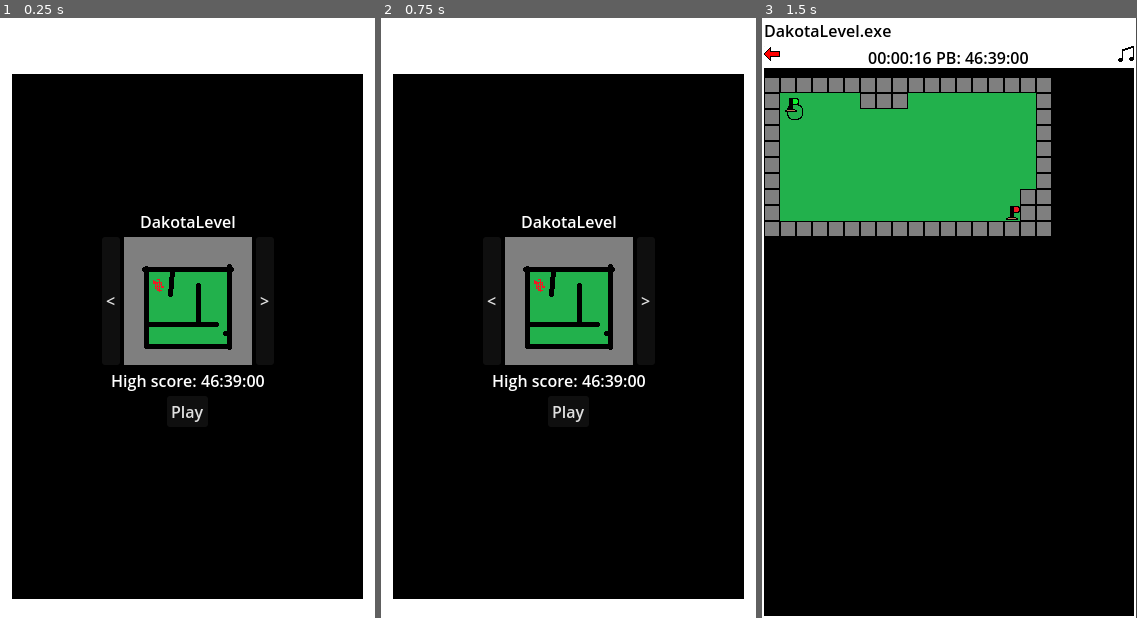
Above: before the commit, frames 1-3 (left to right).
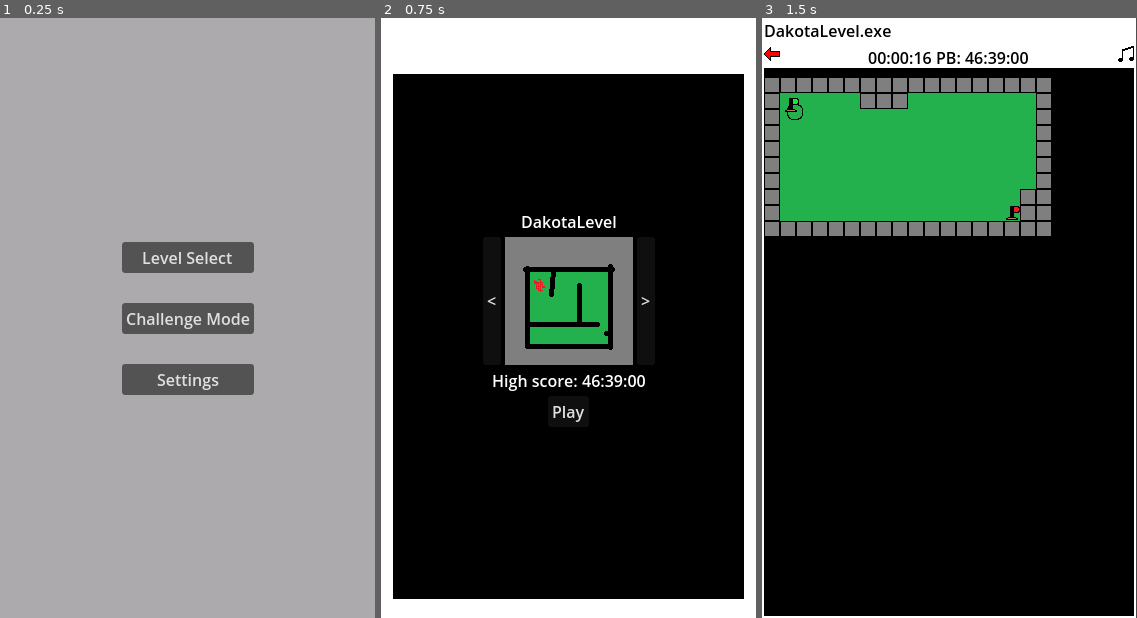
Above: after the commit, the same moments.

Repository: pt80/MobileGame
Game: Godot game, scene res://Scenes/Menus/MainMenu.tscn
The game is run twice, just before and just after one commit, with the same random seed, the same clock (stepped at 60 frames per second) and the same inputs. Before the commit the project starts from res://Scenes/MainMenu.tscn.
Inputs (mouse positions are in pixels of both pictures, inside the frame that each line leads up to):
- Up to frame 1 (0.25 s): no input
- Up to frame 2 (0.75 s): click (568, 258) at 0.5 s, where only the run after the commit has a clickable "Level Select"
- Up to frame 3 (1.5 s): click "Play" at 1.25 s

The runs differ from the first frame. In frame 1, 100% of the frame differs, in the area x 0-100%, y 0-100%; in frame 2, nothing differs; in frame 3, nothing differs.

Commit message:
updated collision

Diff:
--- a/Scenes/BackButton.gd
+++ /dev/null
@@ -1,5 +0,0 @@
-extends TextureButton
-
-
-func _on_pressed():
-	get_tree().change_scene_to_file("res://Scenes/MainMenu.tscn")
--- a/Scenes/Characters/Enemy.tscn
+++ b/Scenes/Characters/Enemy.tscn
@@ -1,10 +1,7 @@
-[gd_scene load_steps=5 format=3 uid="uid://c4srxovnoowrm"]
+[gd_scene load_steps=4 format=3 uid="uid://c4srxovnoowrm"]
 
 [ext_resource type="Script" path="res://Scripts/Characters/Enemy.gd" id="1_hj7tp"]
 [ext_resource type="Texture2D" uid="uid://ctmwf553sme3q" path="res://Images/enemy.png" id="2_us30l"]
-
-[sub_resource type="CircleShape2D" id="CircleShape2D_ucwi4"]
-radius = 7.07107
 
 [sub_resource type="CircleShape2D" id="CircleShape2D_opboe"]
 radius = 11.1803
@@ -18,9 +15,6 @@
 scale = Vector2(0.25, 0.25)
 texture = ExtResource("2_us30l")
 
-[node name="CollisionShape2D" type="CollisionShape2D" parent="."]
-shape = SubResource("CircleShape2D_ucwi4")
-
 [node name="Area2D" type="Area2D" parent="."]
 
 [node name="CollisionShape2D" type="CollisionShape2D" parent="Area2D"]
--- a/Scenes/Levels/NeilLevel.tscn
+++ b/Scenes/Levels/NeilLevel.tscn
@@ -1,6 +1,6 @@
 [gd_scene load_steps=9 format=3 uid="uid://ck1acwu03j4ca"]
 
-[ext_resource type="Script" path="res://Scenes/Levels/NeilLevel.gd" id="1_ytnj0"]
+[ext_resource type="Script" path="res://NeilLevel.gd" id="1_ytnj0"]
 [ext_resource type="PackedScene" uid="uid://c6og6s6f5eqrn" path="res://Scenes/Overlay.tscn" id="2_mxlvk"]
 [ext_resource type="PackedScene" uid="uid://dtyew16xpmshm" path="res://Scenes/TileMap.tscn" id="2_pj4t5"]
 [ext_resource type="PackedScene" uid="uid://dvxpgcsmxdimr" path="res://Scenes/Characters/MainCharacter.tscn" id="3_py15a"]
--- a/Scenes/MainMenu.tscn
+++ b/Scenes/Menus/LevelSelect.tscn
@@ -1,9 +1,9 @@
 [gd_scene load_steps=5 format=3 uid="uid://rty6a0w0qrh0"]
 
-[ext_resource type="Script" path="res://Scripts/MainMenu.gd" id="1_2ndif"]
-[ext_resource type="Texture2D" uid="uid://dx08o38n7sipq" path="res://Images/background.png" id="2_iqmo2"]
-[ext_resource type="Texture2D" uid="uid://dxf173ejkydvt" path="res://Images/LevelImage.png" id="3_bhcde"]
-[ext_resource type="Texture2D" uid="uid://diiur7b2c5tiy" path="res://Images/Lock.png" id="4_142b3"]
+[ext_resource type="Script" path="res://Scripts/Menus/LevelSelect.gd" id="1_8yv23"]
+[ext_resource type="Texture2D" uid="uid://dx08o38n7sipq" path="res://Images/background.png" id="2_rvmvp"]
+[ext_resource type="Texture2D" uid="uid://dxf173ejkydvt" path="res://Images/LevelImage.png" id="3_nlsst"]
+[ext_resource type="Texture2D" uid="uid://diiur7b2c5tiy" path="res://Images/Lock.png" id="4_6avgc"]
 
 [node name="Control" type="Control"]
 layout_mode = 3
@@ -12,7 +12,7 @@
 anchor_bottom = 1.0
 grow_horizontal = 2
 grow_vertical = 2
-script = ExtResource("1_2ndif")
+script = ExtResource("1_8yv23")
 
 [node name="TextureRect" type="TextureRect" parent="."]
 texture_filter = 1
--- /dev/null
+++ b/Scenes/Menus/MainMenu.tscn
@@ -0,0 +1,55 @@
+[gd_scene load_steps=3 format=3 uid="uid://bxpb3kh3bka2q"]
+
+[ext_resource type="Texture2D" uid="uid://dbb704vdn6sbb" path="res://Images/MainMenuBackground.png" id="1_7pjva"]
+[ext_resource type="Script" path="res://Scripts/Menus/MainMenu.gd" id="1_ulde8"]
+
+[node name="MainMenu" type="Control"]
+layout_mode = 3
+anchors_preset = 15
+anchor_right = 1.0
+anchor_bottom = 1.0
+grow_horizontal = 2
+grow_vertical = 2
+script = ExtResource("1_ulde8")
+
+[node name="TextureRect" type="TextureRect" parent="."]
+self_modulate = Color(0.67451, 0.666667, 0.67451, 1)
+layout_mode = 1
+anchors_preset = 15
+anchor_right = 1.0
+anchor_bottom = 1.0
+grow_horizontal = 2
+grow_vertical = 2
+texture = ExtResource("1_7pjva")
+metadata/_edit_use_anchors_ = true
+
+[node name="VBoxContainer" type="VBoxContainer" parent="."]
+layout_mode = 1
+anchors_preset = 8
+anchor_left = 0.5
+anchor_top = 0.5
+anchor_right = 0.5
+anchor_bottom = 0.5
+offset_left = -66.0
+offset_top = -50.5
+offset_right = 66.0
+offset_bottom = 50.5
+grow_horizontal = 2
+grow_vertical = 2
+theme_override_constants/separation = 30
+
+[node name="LevelSelectButton" type="Button" parent="VBoxContainer"]
+layout_mode = 2
+text = "Level Select"
+
+[node name="ChallengeButton" type="Button" parent="VBoxContainer"]
+layout_mode = 2
+text = "Challenge Mode"
+
+[node name="SettingsButton" type="Button" parent="VBoxContainer"]
+layout_mode = 2
+text = "Settings"
+
+[connection signal="pressed" from="VBoxContainer/LevelSelectButton" to="." method="_on_level_select_button_pressed"]
+[connection signal="pressed" from="VBoxContainer/ChallengeButton" to="." method="_on_challenge_button_pressed"]
+[connection signal="pressed" from="VBoxContainer/SettingsButton" to="." method="_on_settings_button_pressed"]
--- a/Scenes/Overlay.tscn
+++ b/Scenes/Overlay.tscn
@@ -2,9 +2,9 @@
 
 [ext_resource type="Theme" uid="uid://bkof0vlm6rvoq" path="res://Resources/UITheme.tres" id="1_7vafv"]
 [ext_resource type="Texture2D" uid="uid://j78yab0gqgtx" path="res://Images/BackArrow.png" id="2_heins"]
-[ext_resource type="Script" path="res://Scenes/LevelNameText.gd" id="2_qbhmv"]
-[ext_resource type="Script" path="res://Scenes/BackButton.gd" id="3_fnmtd"]
+[ext_resource type="Script" path="res://Scripts/LevelNameText.gd" id="2_r7p8g"]
 [ext_resource type="PackedScene" uid="uid://bxxibfs63rraq" path="res://Scenes/timer.tscn" id="3_wtdxo"]
+[ext_resource type="Script" path="res://Scripts/BackButton.gd" id="4_8g2no"]
 [ext_resource type="Script" path="res://Scripts/PBText.gd" id="4_vcdpw"]
 [ext_resource type="Texture2D" uid="uid://3jhhneh55vrw" path="res://Images/MusicNote.png" id="5_nwnc3"]
 [ext_resource type="Script" path="res://Scripts/SoundButton.gd" id="7_824px"]
@@ -27,7 +27,7 @@
 layout_mode = 2
 theme_override_colors/font_color = Color(0, 0, 0, 1)
 text = "Neils level.exe"
-script = ExtResource("2_qbhmv")
+script = ExtResource("2_r7p8g")
 
 [node name="HBoxContainer" type="HBoxContainer" parent="VBoxContainer"]
 layout_mode = 2
@@ -37,7 +37,7 @@
 layout_mode = 2
 size_flags_horizontal = 2
 texture_normal = ExtResource("2_heins")
-script = ExtResource("3_fnmtd")
+script = ExtResource("4_8g2no")
 
 [node name="Timer" parent="VBoxContainer/HBoxContainer" instance=ExtResource("3_wtdxo")]
 layout_mode = 2
--- /dev/null
+++ b/Scripts/BackButton.gd
@@ -0,0 +1,5 @@
+extends TextureButton
+
+
+func _on_pressed():
+	get_tree().change_scene_to_file("res://Scenes/Menus/LevelSelect.tscn")
--- a/Scripts/Characters/Enemy.gd
+++ b/Scripts/Characters/Enemy.gd
@@ -10,6 +10,7 @@
 func _on_area_2d_body_entered(body):
 	$AudioStreamPlayer2D.stream = load("res://Audio/SFX/hit.wav")
 	$AudioStreamPlayer2D.play()
+	VelocityDirection *= -1
+	print(self, VelocityDirection)
 	if body.name == "MainCharacter":
 		body.Death()
-	VelocityDirection *= -1
--- a/Scripts/EndPoint.gd
+++ b/Scripts/EndPoint.gd
@@ -12,7 +12,7 @@
 			SaveManager.SaveFile.Metadata[GameManager.CurrentLevel]['high score'] = timer.time
 			print('new high score')
 		SaveManager.Save()
-		get_tree().change_scene_to_file("res://Scenes/MainMenu.tscn")
+		get_tree().change_scene_to_file("res://Scenes/Menus/LevelSelect.tscn")
 
 func UnlockNextLevel():
 	if GameManager.CurrentLevel < SaveManager.SaveFile.Metadata.size() - 1:
--- /dev/null
+++ b/Scripts/Menus/MainMenu.gd
@@ -0,0 +1,15 @@
+extends Control
+
+
+func _ready():
+		AudioManager.PlayMusic(load("res://Audio/frogs.wav"))
+
+func _on_level_select_button_pressed():
+	get_tree().change_scene_to_file("res://Scenes/Menus/LevelSelect.tscn")
+
+func _on_challenge_button_pressed():
+	print('begin challenge mode from level 1')
+
+
+func _on_settings_button_pressed():
+	print('llok at the optrions')
--- a/project.godot
+++ b/project.godot
@@ -11,7 +11,7 @@
 [application]
 
 config/name="MobileGame"
-run/main_scene="res://Scenes/MainMenu.tscn"
+run/main_scene="res://Scenes/Menus/MainMenu.tscn"
 config/features=PackedStringArray("4.2", "Mobile")
 
 [autoload]
Renamed: Scenes/Levels/NeilLevel.gd -> NeilLevel.gd
Not shown: 3 places in Scenes/Menus/LevelSelect.tscn that only renumber resources
Renamed: Scenes/LevelNameText.gd -> Scripts/LevelNameText.gd
Renamed: Scripts/MainMenu.gd -> Scripts/Menus/LevelSelect.gd
